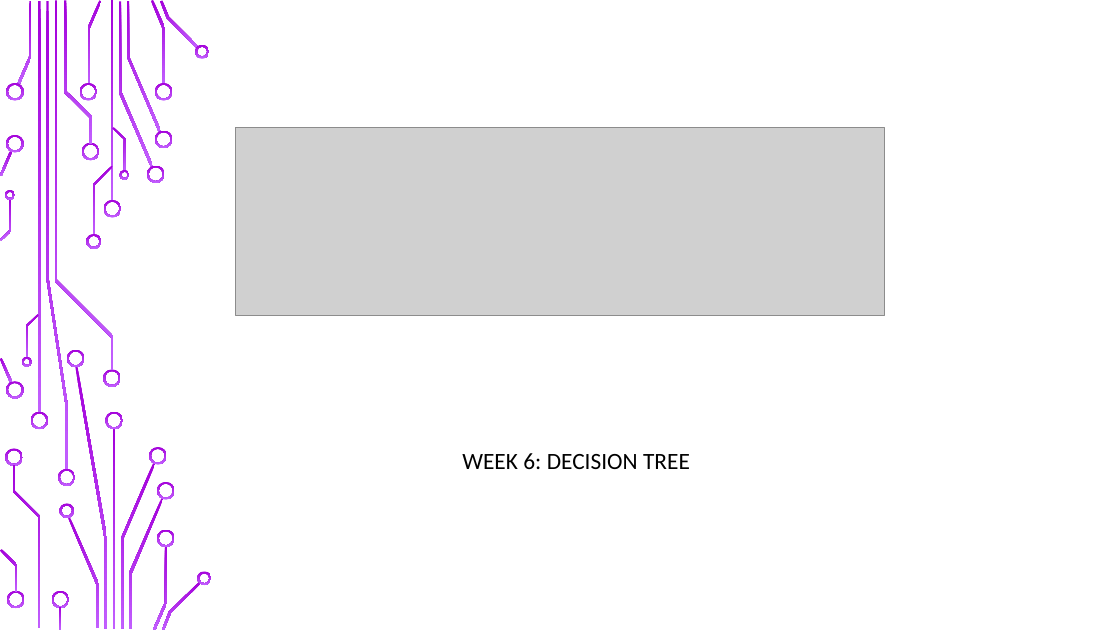
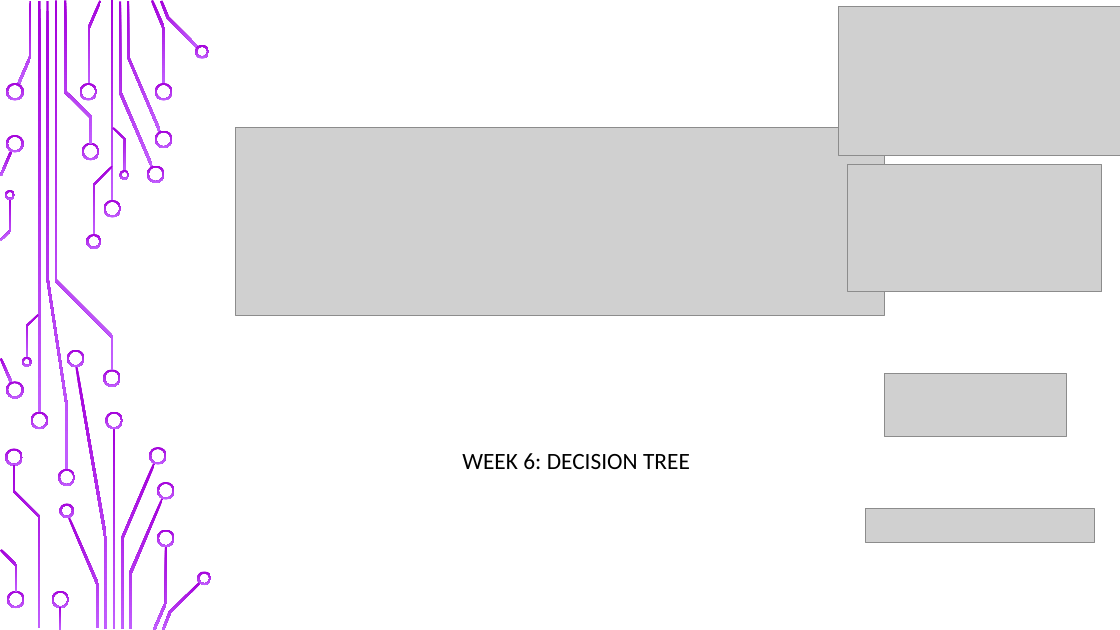
Before and after one commit to UOMDSS/workshops-2021-2022, a slide deck: slide 1 of semester-2-2021-2022/week-6-decision-tree/Decision_Tree.pptx. Drawn at 1120x630 pixels with LibreOffice and Linux fonts; fonts in the diff are those of the drawing; grey boxes stand for pictures; background and template pictures are left out. Boxes give left, top, right and bottom in pixels: in the first picture for what was removed or moved away, otherwise in the second. Text is boxed around its words. In the diff, an @@ line names an element or a change of style, - is before the commit and + after.

Commit message:
Update ppt with sponsor logo

```diff
--- a/semester-2-2021-2022/week-6-decision-tree/Decision_Tree.pptx
+++ b/semester-2-2021-2022/week-6-decision-tree/Decision_Tree.pptx
@@ picture added at (839, 7, 1120, 156) @@
@@ picture added at (848, 165, 1102, 292) @@
@@ picture added at (884, 374, 1066, 437) @@
@@ picture added at (866, 509, 1095, 543) @@
```
